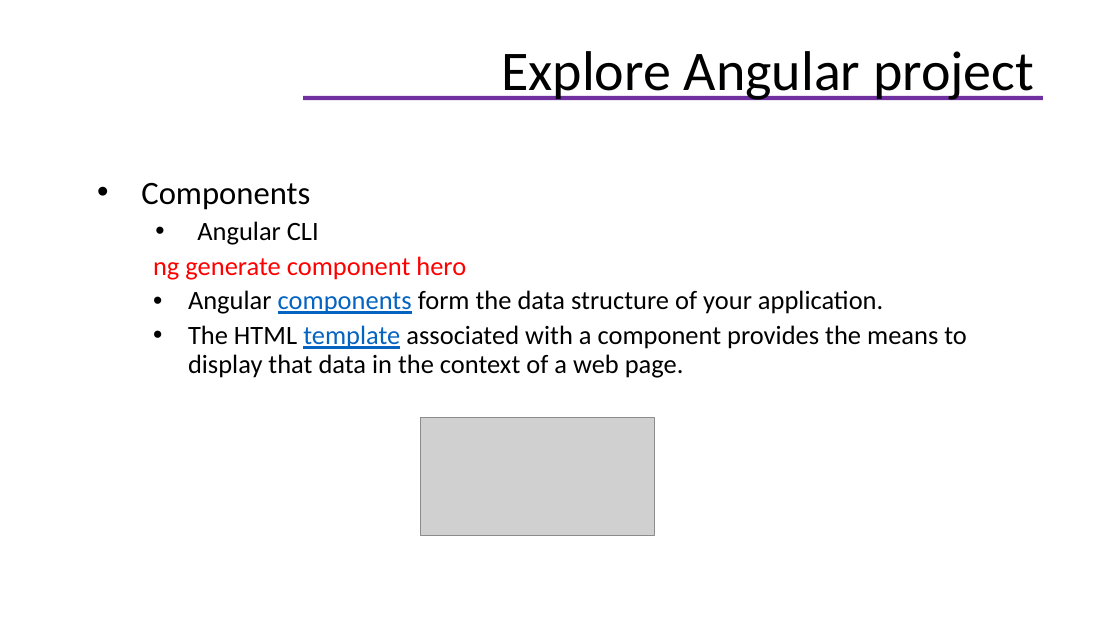
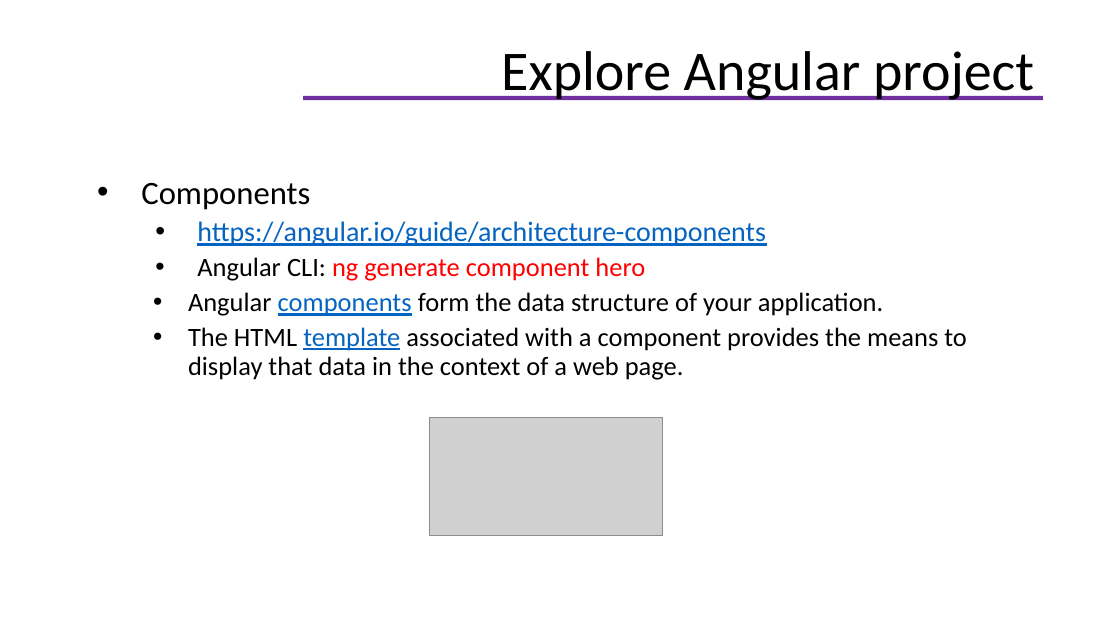
Before and after one commit to helenhash/angular-training, a slide deck: slide 22 of docs/Angular Training.pptx (slide 23 before the commit). Drawn at 1120x630 pixels with LibreOffice and Linux fonts; fonts in the diff are those of the drawing; grey boxes stand for pictures; background and template pictures are left out. Boxes give left, top, right and bottom in pixels: in the first picture for what was removed or moved away, otherwise in the second. Text is boxed around its words. In the diff, an @@ line names an element or a change of style, - is before the commit and + after.

```diff
--- a/docs/Angular Training.pptx
+++ b/docs/Angular Training.pptx
@@ text at bbox=[197, 221, 766, 281]: text changed; size 17 to 18 pt; text colour #FF0000 to #0563C1 @@
-  • Angular CLI
-  ng generate component hero
+  • https://angular.io/guide/architecture-components
+  • Angular CLI: ng generate component hero
@@ picture: place and size @@
-picture at bbox=[421, 418, 654, 535]
+picture at bbox=[429, 418, 662, 535]
```
Also in this commit, not shown: 6 other slides changed, 12 other files.
